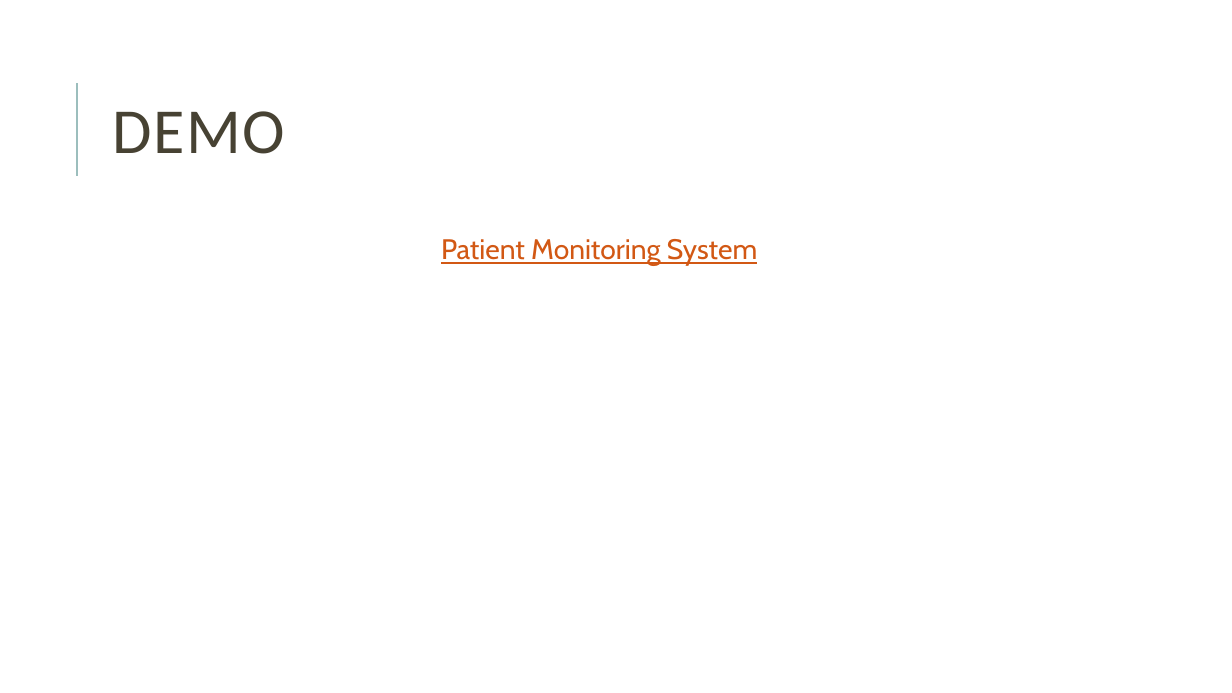
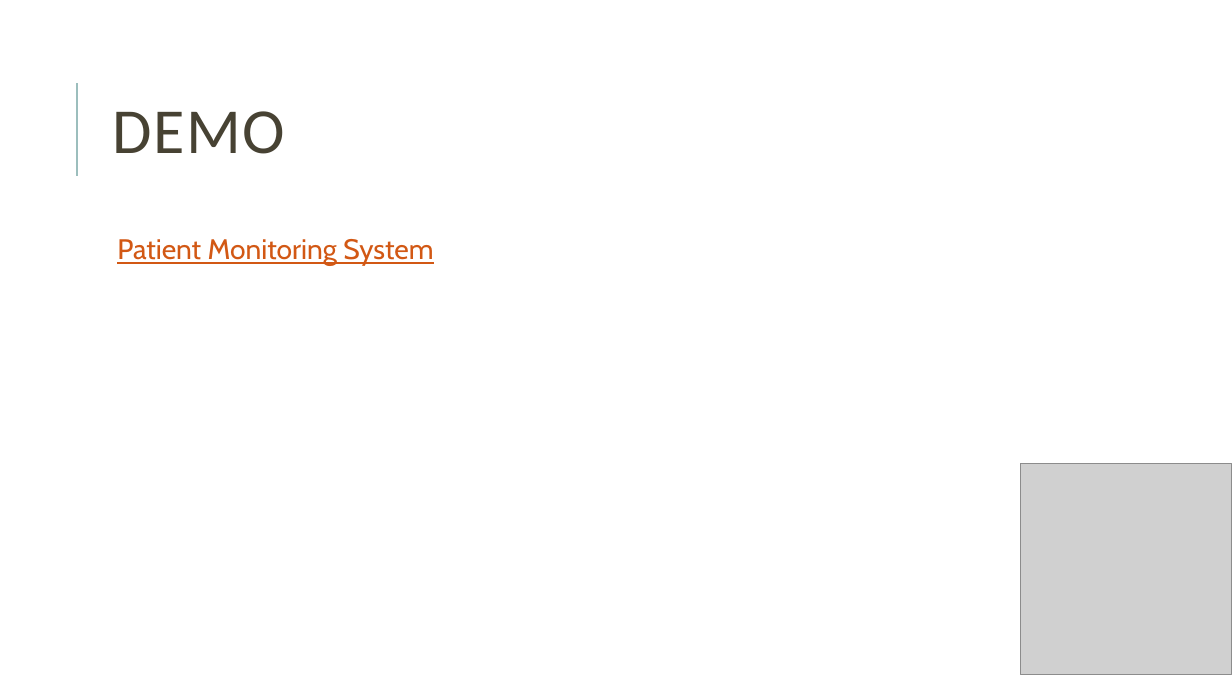
Before and after one commit to razr22/PatientMonitoringSystem, a slide deck: slide 6 of Patient Monitoring System.pptx. Drawn at 1232x693 pixels with LibreOffice and Linux fonts; fonts in the diff are those of the drawing; grey boxes stand for pictures. Boxes give left, top, right and bottom in pixels: in the first picture for what was removed or moved away, otherwise in the second. Text is boxed around its words. In the diff, an @@ line names an element or a change of style, - is before the commit and + after.

```diff
--- a/Patient Monitoring System.pptx
+++ b/Patient Monitoring System.pptx
@@ text "Patient Monitoring System" at [117, 239, 433, 266]: alignment centre to left @@
@@ picture added at [1020, 463, 1232, 675] @@
```
Also in this commit, not shown: 7 other slides changed.
